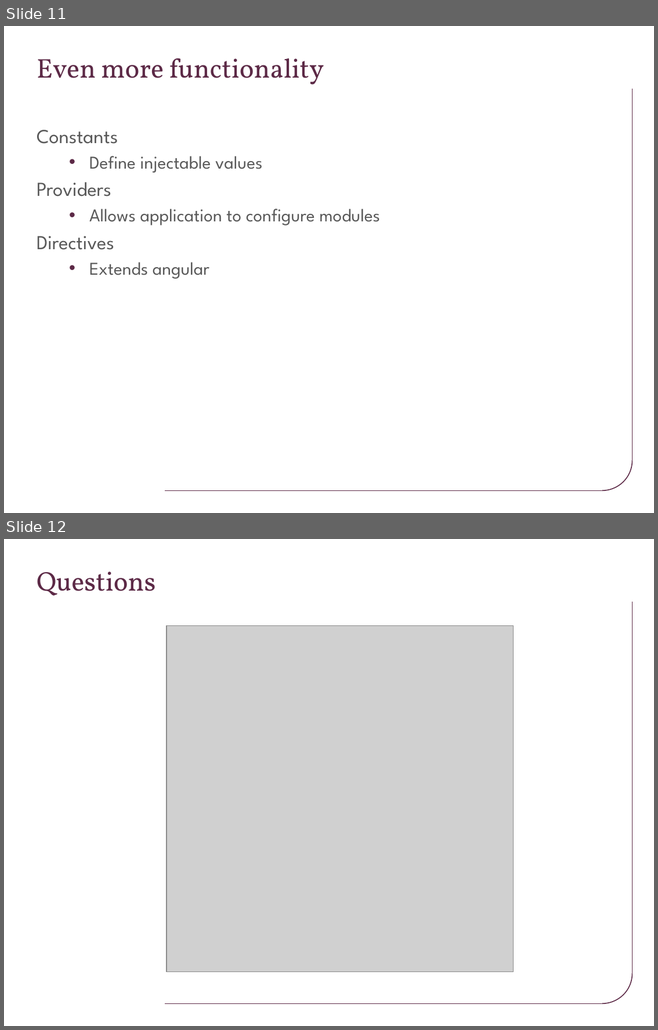
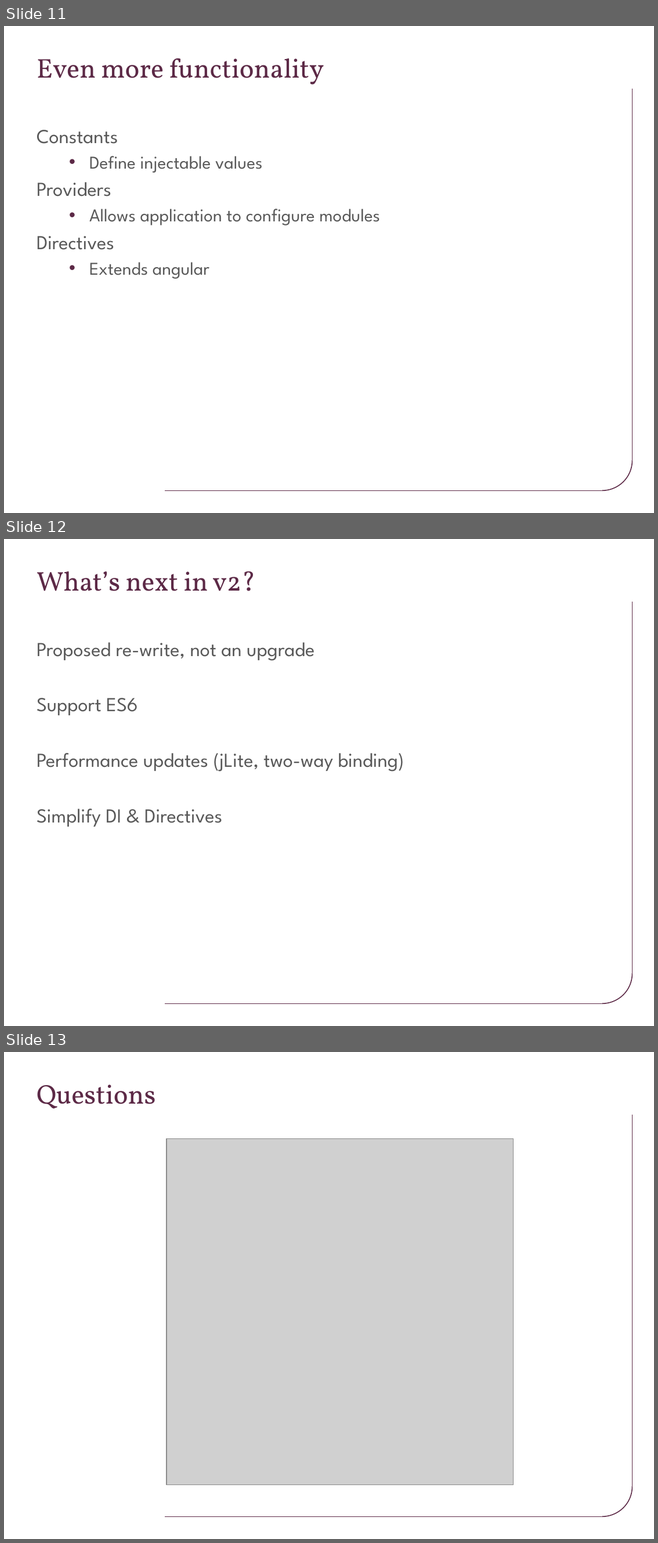
Before and after one commit to jmeckley/angularjs-presentation, a slide deck: Topic 1 - Introduction to mobile development using Angularjs.pptx. Shown one above the other, each under a label of ours: slides 11 and 12 before the commit, slides 11, 12 and 13 after it. The pictures are 658x1030 and 658x1543 pixels, drawn with LibreOffice and Linux fonts; fonts in the diff are those of the drawing; grey boxes stand for pictures; background and template pictures are left out. Boxes give left, top, right and bottom in pixels: in the first picture for what was removed or moved away, otherwise in the second. Text is boxed around its words. In the diff, an @@ line names an element or a change of style, - is before the commit and + after.

Commit message:
update PPT
add slide about v2

```diff
--- a/Topic 1 - Introduction to mobile development using Angularjs.pptx
+++ b/Topic 1 - Introduction to mobile development using Angularjs.pptx
@@ slide 12 added at <box>4,539,654,1026</box>, background #FFFFFF; not listed: 3 template elements that a slide beside it also shows @@
@@ title added at <box>36,571,256,591</box>, 30 pt, text #5C2946 @@
+What’s next in v2?
@@ text added at <box>36,642,404,827</box>, 22 pt, text #595959 @@
+Proposed re-write, not an upgrade
+Support ES6
+Performance updates (jLite, two-way binding)
+Simplify DI & Directives
@@ what was slide 12 is now slide 13 @@
```
